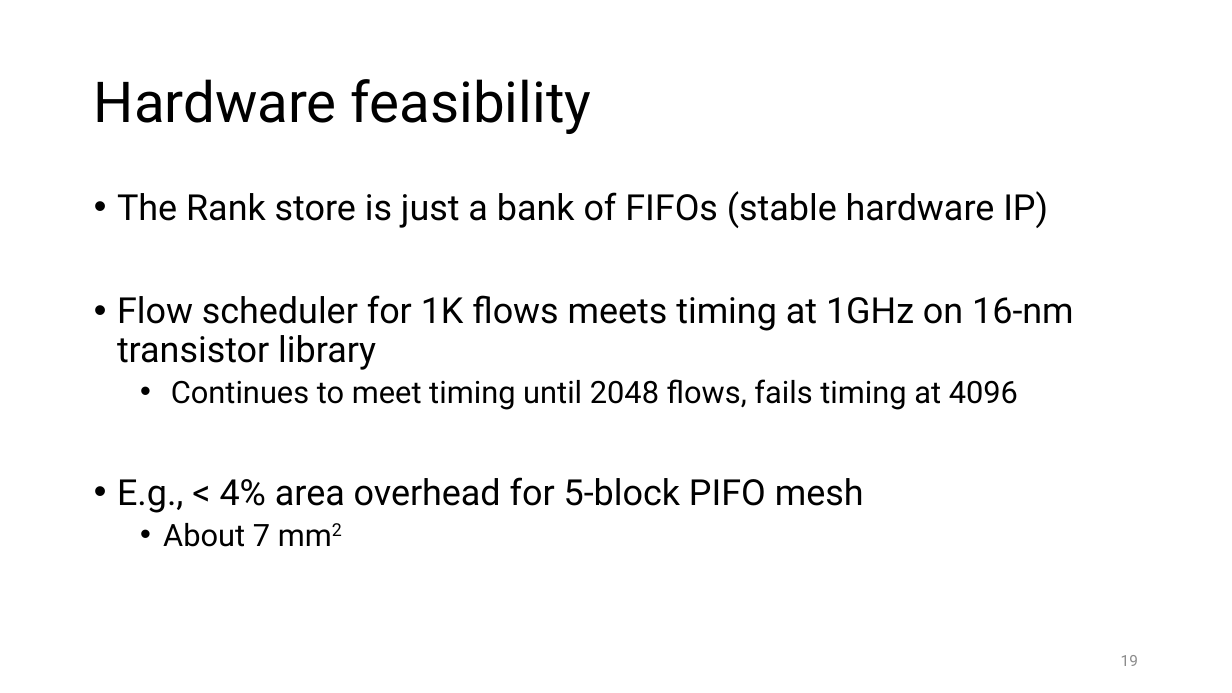
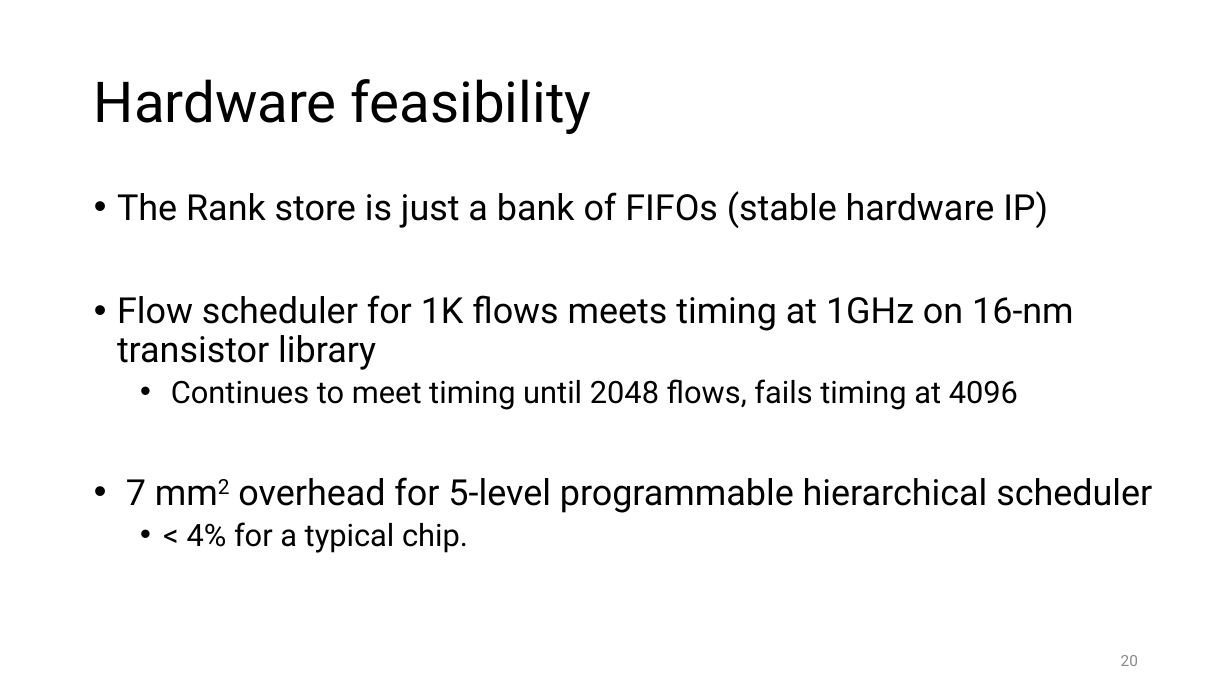
Before and after one commit to anirudhSK/pifo-domino-marple-ppts, a slide deck: slide 20 of pifo_sigcomm.pptx (slide 19 before the commit). Drawn at 1232x693 pixels with LibreOffice and Linux fonts; fonts in the diff are those of the drawing. Boxes give left, top, right and bottom in pixels: in the first picture for what was removed or moved away, otherwise in the second. Text is boxed around its words. In the diff, an @@ line names an element or a change of style, - is before the commit and + after.

```diff
--- a/pifo_sigcomm.pptx
+++ b/pifo_sigcomm.pptx
@@ text at (126, 477, 1152, 553): text changed @@
-• E.g., < 4% area overhead for 5-block PIFO mesh
-  • About 7 mm2
+  • 7 mm2 overhead for 5-level programmable hierarchical scheduler
+  • < 4% for a typical chip.
@@ page number at (1121, 655, 1138, 666): text changed @@
-19
+20
```
Also in this commit, not shown: 3 other slides changed, 1 slide added, 1 other file.
